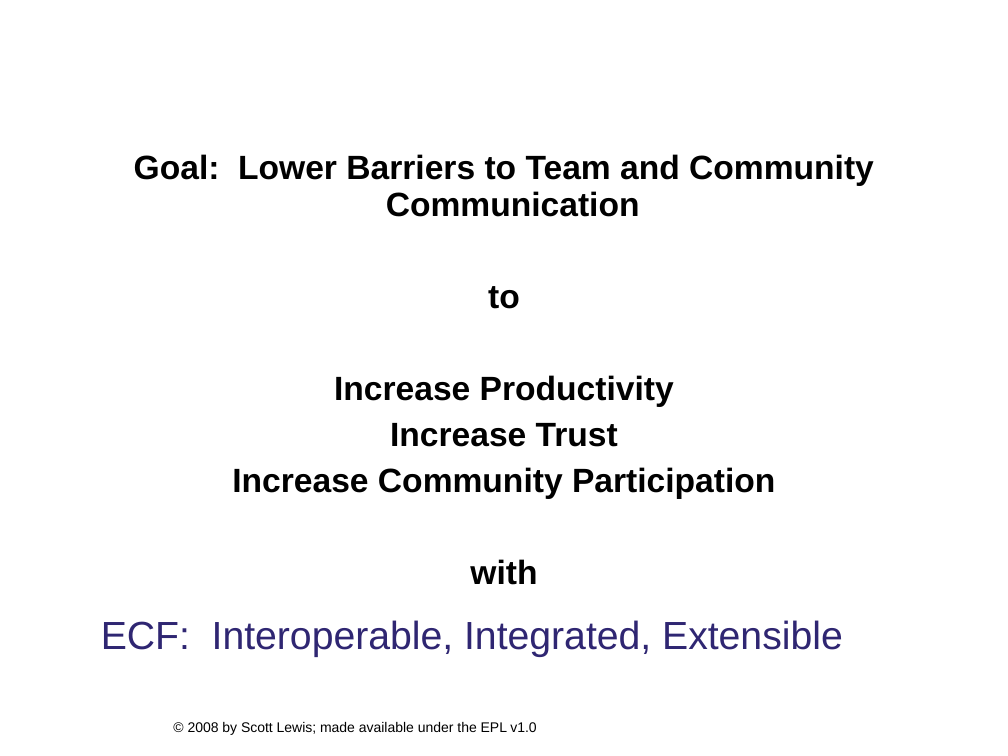
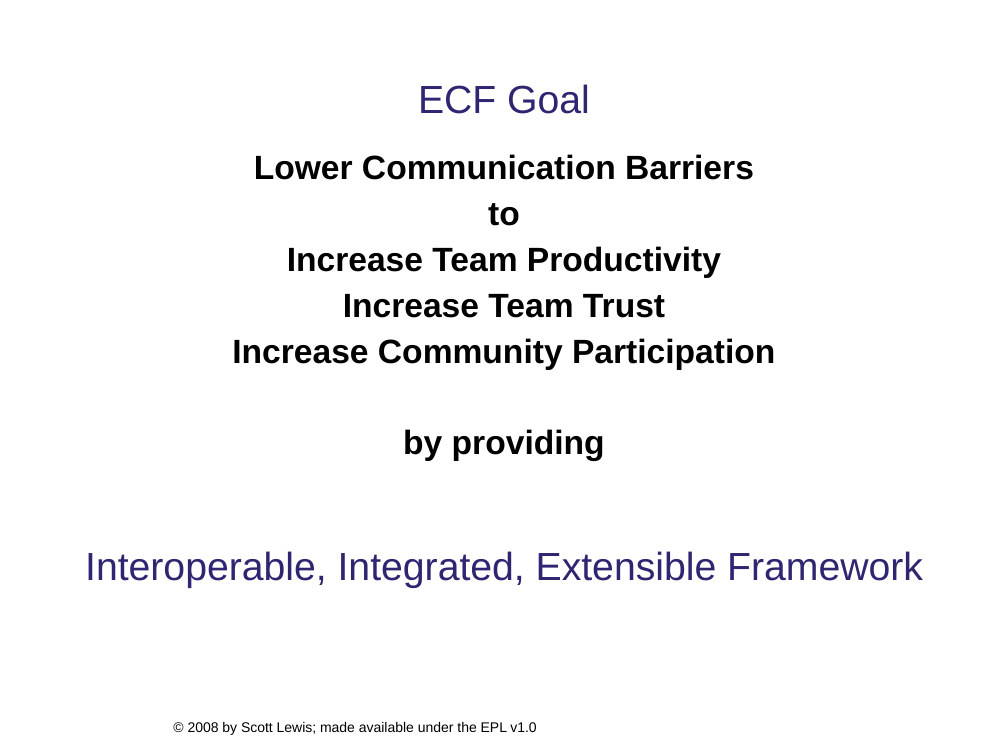
Before and after one commit to eclipse/ecf-website, a slide deck: slide 4 of presentations/eclipsecon2008/longtalk134/ecf_eclipsecon2008_134_DRAFT.ppt. Drawn at 1008x756 pixels with LibreOffice and Linux fonts; fonts in the diff are those of the drawing; background and template pictures are left out. Boxes give left, top, right and bottom in pixels: in the first picture for what was removed or moved away, otherwise in the second. Text is boxed around its words. In the diff, an @@ line names an element or a change of style, - is before the commit and + after.

```diff
--- a/presentations/eclipsecon2008/longtalk134/ecf_eclipsecon2008_134_DRAFT.ppt
+++ b/presentations/eclipsecon2008/longtalk134/ecf_eclipsecon2008_134_DRAFT.ppt
@@ text added at <box>418,84,590,114</box>, 28 pt, text #2F2672 @@
+ECF Goal
@@ text at <box>254,154,754,180</box>: text changed @@
-Goal: Lower Barriers to Team and Community Communication
+Lower Communication Barriers
@@ text at <box>287,246,721,318</box>: text changed @@
-Increase Productivity
-Increase Trust
+Increase Team Productivity
+Increase Team Trust
@@ text at <box>403,429,605,461</box>: text changed @@
-with
+by providing
@@ title at <box>85,551,923,588</box>: text changed @@
-ECF: Interoperable, Integrated, Extensible
+Interoperable, Integrated, Extensible Framework
```
Also in this commit, not shown: 10 other slides changed, 1 other file.
